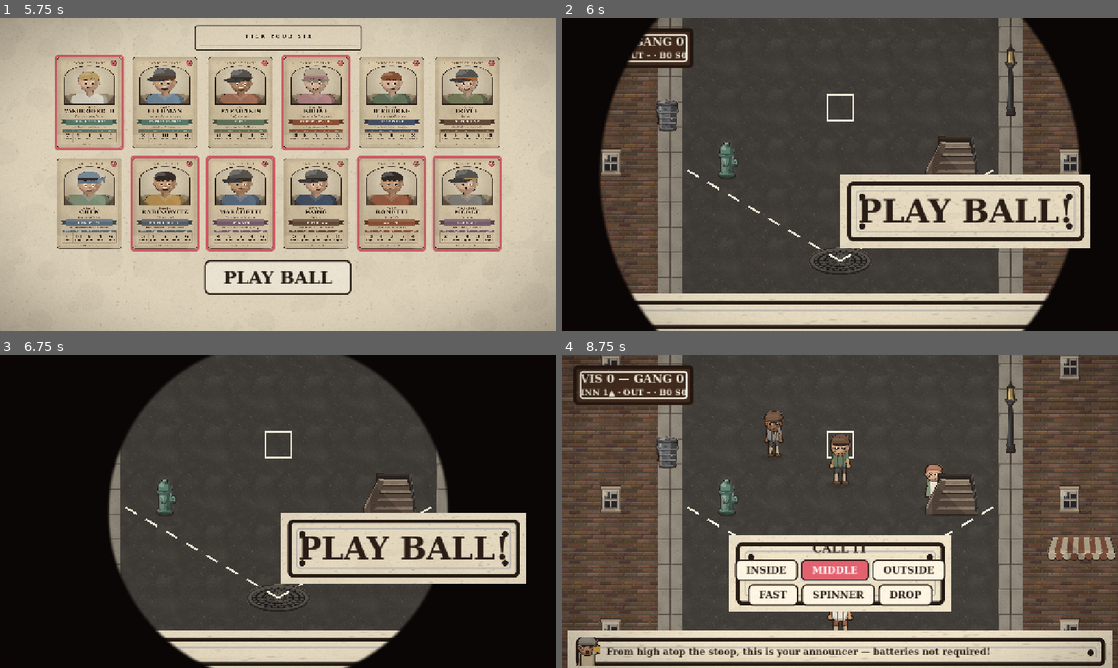
Above: before the commit, frames 1-4 (two rows, left to right).
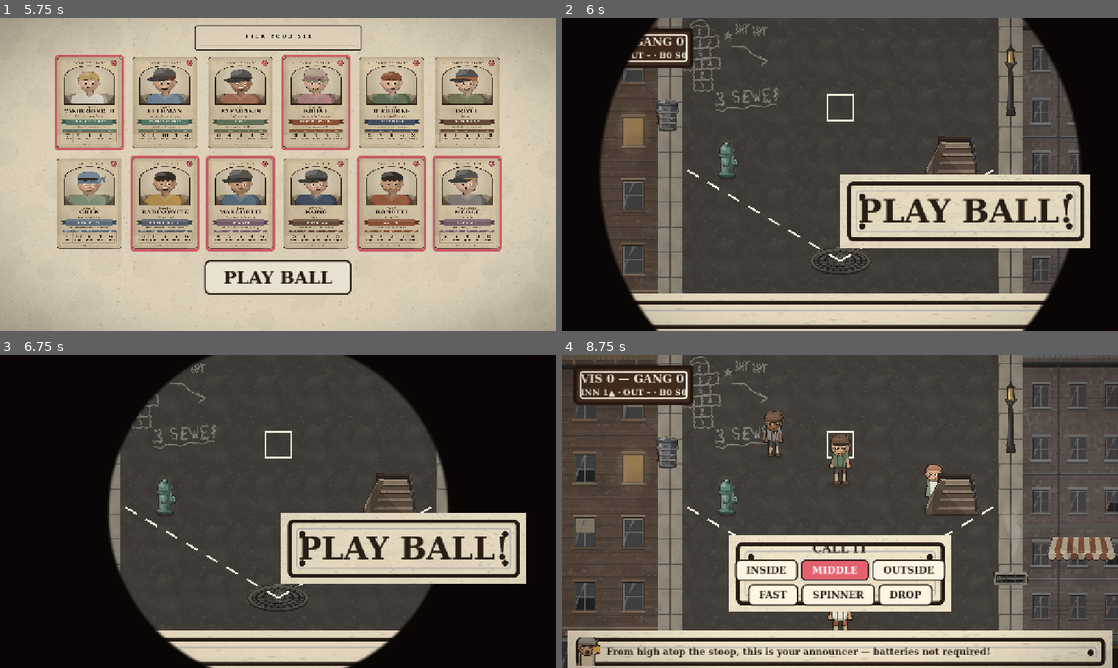
Above: after the commit, the same moments.

Repository: Bubble26/3-sewers
Game: Godot game, scene res://scenes/boot.tscn
Same seed, same stepped clock (60 frames per second), same inputs: the game is played once before the commit and once after it.
Inputs (mouse positions are in pixels of both pictures, inside the frame that each line leads up to):
- Up to frame 1 (5.75 s): click "PLAY BALL" at 0.5 s; tap Enter at 1.25, 2.75, 5 s; move the mouse to (400, 158) at 1.27 s; click (400, 158) at 1.42 s; tap Space at 2, 4.25 s; move the mouse to (166, 190) at 2.02 s; click (166, 190) at 2.17 s; move the mouse to (333, 105) at 2.77 s; click (333, 105) at 2.92 s; move the mouse to (250, 237) at 3.52 s; click (250, 237) at 3.67 s; move the mouse to (444, 221) at 4.27 s; click (444, 221) at 4.42 s; move the mouse to (111, 127) at 5.02 s; click (111, 127) at 5.17 s
- Up to frame 2 (6 s): click "PLAY BALL" at 5.75 s
- Up to frame 3 (6.75 s): tap Space at 6.5 s; move the mouse to (305, 511) at 6.52 s; click (305, 511) at 6.67 s
- Up to frame 4 (8.75 s): click "INSIDE" at 7.25 s; click "MIDDLE" at 8 s

Frame 1 is identical in both runs. In frame 2, 4.7% of the frame differs, in the area x 6-93%, y 0-88%; in frame 3, 0.4%; in frame 4, 12%, in the area x 0-100%, y 0-100%.

Commit message:
Add tenement facades, skyline and street chalk to the world build
The street canyon now has real buildings: brick fills each wall and a
facade with a ground-floor shopfront sits once on the street, rather than
tiling — repeating it would stack a grocer's window on every storey.
Loose upper-storey windows fill in only above where the facade reaches,
so the two never double up.

Also places the rooftop water tower, a storm-drain plume and the kids'
chalk scrawls, both kept on the sidewalk and kerb so they never clutter
the play triangle.

Co-Authored-By: Claude <noreply@anthropic.com>
Claude-Session: https://claude.ai/code/session_01EAhAdM4K8KttNcwM1gG72N

Diff:
--- a/threesewers/scripts/match_view.gd
+++ b/threesewers/scripts/match_view.gd
@@ -302,18 +302,30 @@
 	# far rooftops closing the top of the street
 	_flat_prop("skyline", Vector2(Tuning.PLATE.x, STREET_TOP + 40.0), bg, 1.0,
 		Color(1, 1, 1, 0.85))
-	# tenement windows down both walls — skipped when the facade art already
-	# carries its own window rhythm, so they never double up
+	# Windows for the upper storeys. The facade art covers the lower wall with
+	# its own window rhythm, so these only fill in above where it reaches.
 	var win_tex: Texture2D = Game.prop("window")
-	if Game.prop("facade_l") == null:
-		for wy in [760.0, 1080.0, 1420.0, 1760.0, 2100.0, 2440.0]:
-			for wx in [Tuning.WALL_L - WALK_W - 120.0, Tuning.WALL_R + WALK_W + 120.0]:
-				if absf(wy - Tuning.WINDOW_POS.y) < 90.0 \
-						and absf(wx - Tuning.WINDOW_POS.x) < 160.0:
-					continue                 # leave room for THE window
-				var w := _spr(win_tex, Vector2(wx, wy), 1.0)
-				w.modulate = Color(1, 1, 1, 0.9)
-				bg.add_child(w)
+	var facade_top := STREET_BOT
+	var ftex: Texture2D = Game.prop("facade_l")
+	if ftex != null:
+		var fit := (Tuning.WALL_L - WALK_W - STREET_L) / (ftex.get_width() * Tuning.ART)
+		facade_top = STREET_BOT - ftex.get_height() * Tuning.ART * fit
+	for wy in [760.0, 1080.0, 1420.0, 1760.0, 2100.0, 2440.0]:
+		if wy > facade_top - 60.0:
+			continue
+		for wx in [Tuning.WALL_L - WALK_W - 120.0, Tuning.WALL_R + WALK_W + 120.0]:
+			if absf(wy - Tuning.WINDOW_POS.y) < 90.0 \
+					and absf(wx - Tuning.WINDOW_POS.x) < 160.0:
+				continue                     # leave room for THE window
+			var w := _spr(win_tex, Vector2(wx, wy), 1.0)
+			w.modulate = Color(1, 1, 1, 0.9)
+			bg.add_child(w)
+	# rooftop water tower and a lazy plume off the manhole
+	_flat_prop("watertower", Vector2(Tuning.WALL_R + 180.0, STREET_TOP + 150.0),
+		bg, 1.0, Color(1, 1, 1, 0.9))
+	_flat_prop("manhole_steam",
+		Vector2(Tuning.WALL_R + WALK_W * 0.5, 2180.0), bg, 1.0,
+		Color(1, 1, 1, 0.22))
 	# THE window — swapped to broken glass on the window HR
 	window_spr = _spr(win_tex, Tuning.WINDOW_POS, 1.25)
 	bg.add_child(window_spr)
@@ -333,8 +345,8 @@
 		num.rotation_degrees = -4.0
 		num.modulate = Color(1, 1, 1, 0.8)
 		bg.add_child(num)
-	_flat_prop("chalk_marks", Vector2(Tuning.WALL_L + 190.0, 1760.0), bg, 1.0,
-		Color(1, 1, 1, 0.55))
+	_flat_prop("chalk_marks", Vector2(Tuning.WALL_L + 118.0, 1840.0), bg, 0.85,
+		Color(1, 1, 1, 0.42))
 	_flat_prop("gutter_grate", Vector2(Tuning.WALL_R + WALK_W * 0.5, 2300.0), bg, 1.0)
 	# chalk second base + foul lines
 	_chalk_square(Tuning.BASE_2, 66.0)
@@ -390,18 +402,19 @@
 	bg.add_child(s)
 
 func _facade(prop_name: String, area: Rect2) -> void:
+	# Brick fills the whole canyon wall; the facade — which carries a
+	# ground-floor shopfront — is placed once, sitting on the street. Tiling
+	# it would stack a grocer's window on every storey.
+	_tiled("brick_tile", area, Tuning.BRICKC)
 	var tex: Texture2D = Game.prop(prop_name)
 	if tex == null:
-		_tiled("brick_tile", area, Tuning.BRICKC)
 		return
-	# facades repeat vertically up the street canyon
+	var fit := area.size.x / (tex.get_width() * Tuning.ART)
 	var s := Sprite2D.new()
 	s.texture = tex
-	s.texture_repeat = CanvasItem.TEXTURE_REPEAT_ENABLED
-	s.region_enabled = true
-	s.region_rect = Rect2(Vector2.ZERO, area.size / Tuning.ART)
-	s.scale = Vector2(Tuning.ART, Tuning.ART)
-	s.position = area.position + area.size * 0.5
+	s.scale = Vector2(Tuning.ART, Tuning.ART) * fit
+	s.position = Vector2(area.position.x + area.size.x * 0.5,
+		area.end.y - tex.get_height() * Tuning.ART * fit * 0.5)
 	bg.add_child(s)
 
 func _standing_prop(prop_name: String, pos: Vector2) -> void:
Binary file added: threesewers/assets/props/prp_chalk_marks.png
Not shown, added: threesewers/assets/props/prp_chalk_marks.png.import
Binary file added: threesewers/assets/props/prp_facade_l.png
Not shown, added: threesewers/assets/props/prp_facade_l.png.import
Binary file added: threesewers/assets/props/prp_facade_r.png
Not shown, added: threesewers/assets/props/prp_facade_r.png.import
Binary file added: threesewers/assets/props/prp_gutter_grate.png
Not shown, added: threesewers/assets/props/prp_gutter_grate.png.import
Binary file added: threesewers/assets/props/prp_manhole_steam.png
Not shown, added: threesewers/assets/props/prp_manhole_steam.png.import
Binary file added: threesewers/assets/props/prp_skyline.png
Not shown, added: threesewers/assets/props/prp_skyline.png.import
(and 4 more such lines)
